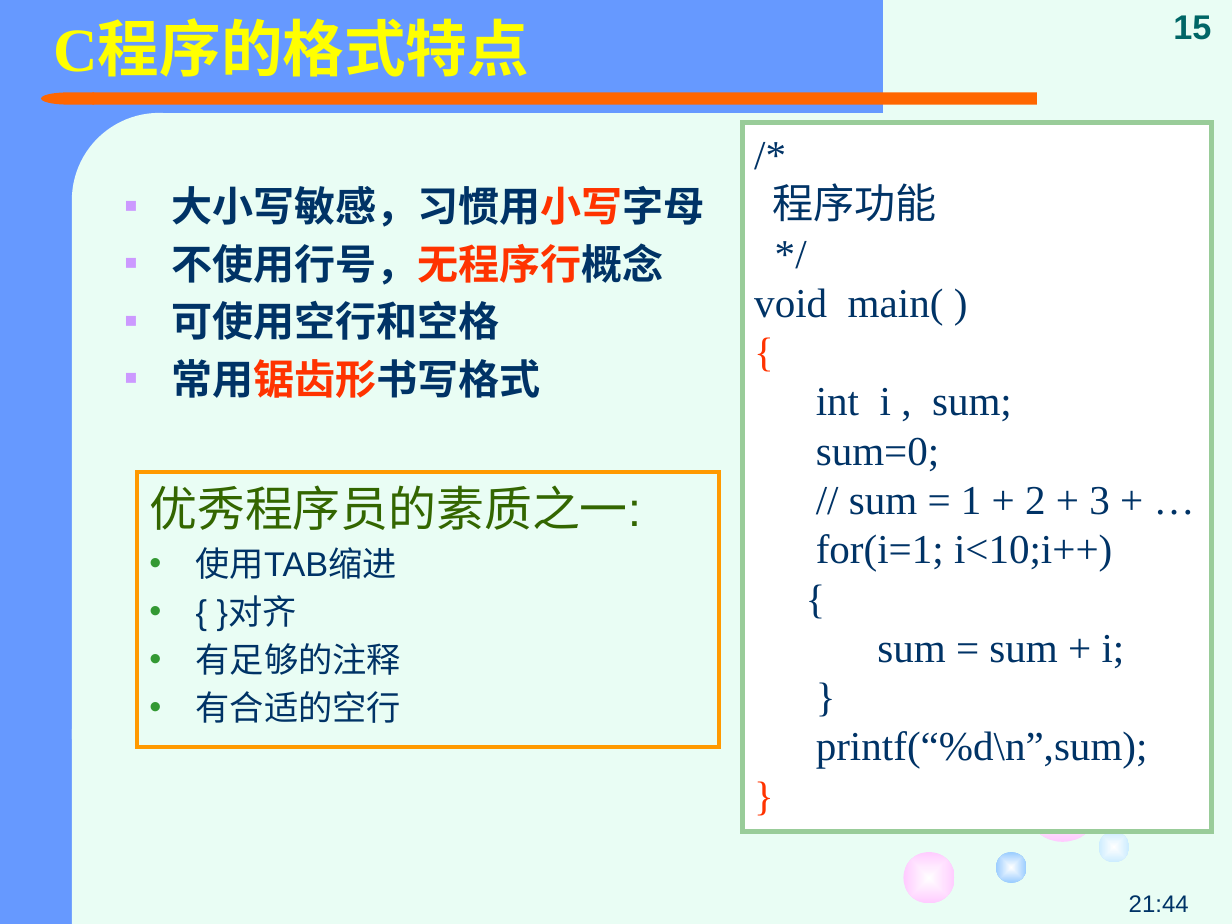
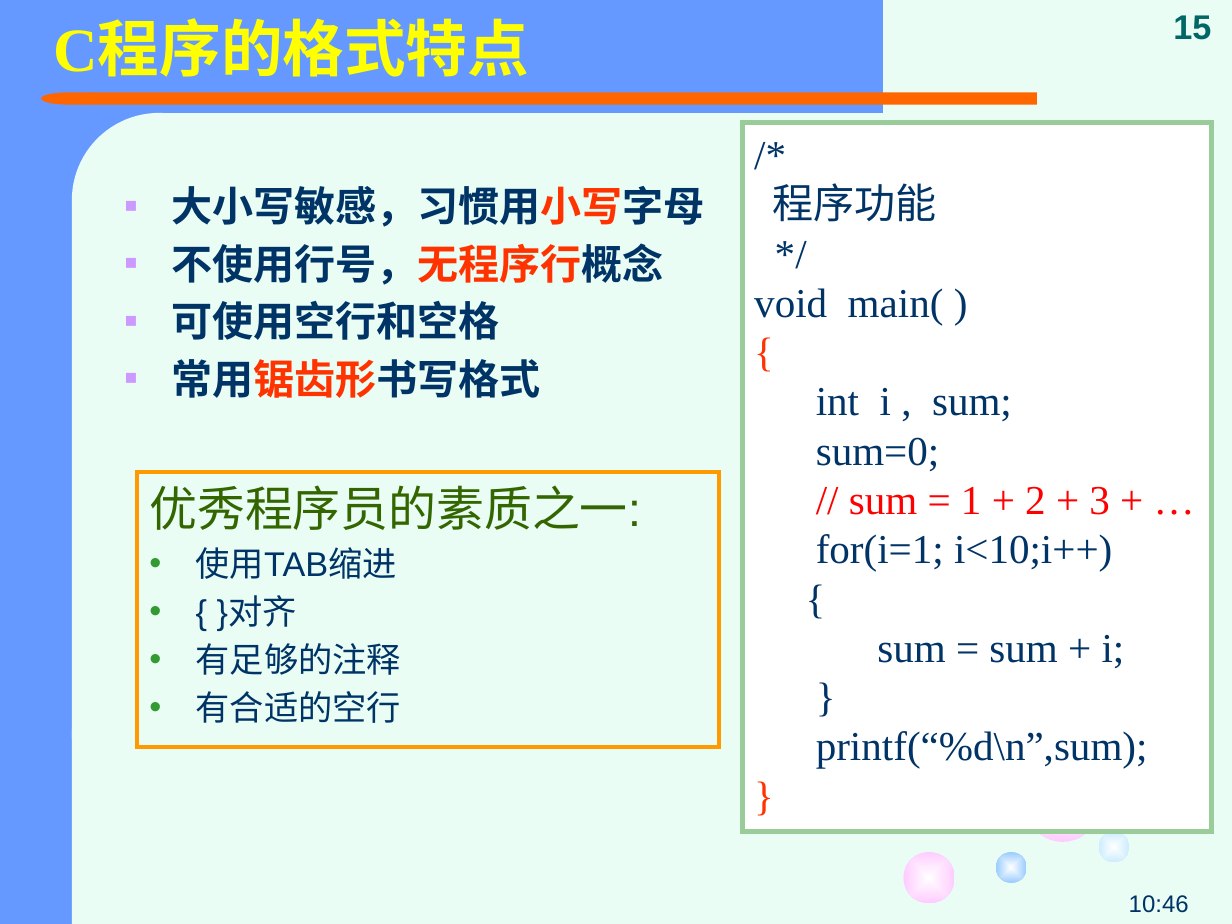
Before and after one commit to jtrfid/C-Repositories, a slide deck: slide 15 of 2016/C语言/课件/第1章 C语言基础.pptx. Drawn at 1232x924 pixels with LibreOffice and Linux fonts; fonts in the diff are those of the drawing. Boxes give left, top, right and bottom in pixels: in the first picture for what was removed or moved away, otherwise in the second. Text is boxed around its words. In the diff, an @@ line names an element or a change of style, - is before the commit and + after.

```diff
--- a/2016/C语言/课件/第1章 C语言基础.pptx
+++ b/2016/C语言/课件/第1章 C语言基础.pptx
@@ text in rectangle at [849,486,1110,515]: text colour #003366 to #FF0000 in "// sum = 1 + 2 + ..." @@
@@ text at [1129,895,1189,913]: text changed @@
-21:44
+10:46
```
Also in this commit, not shown: 46 other slides changed, 5 other files.
